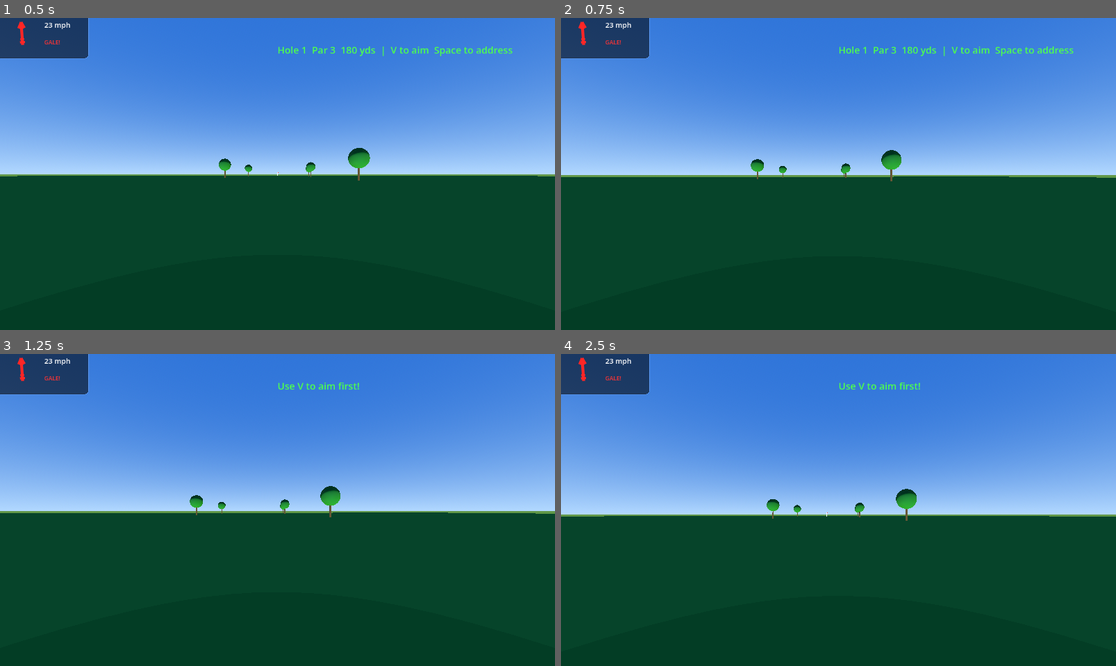
Above: before the commit, frames 1-4 (two rows, left to right).
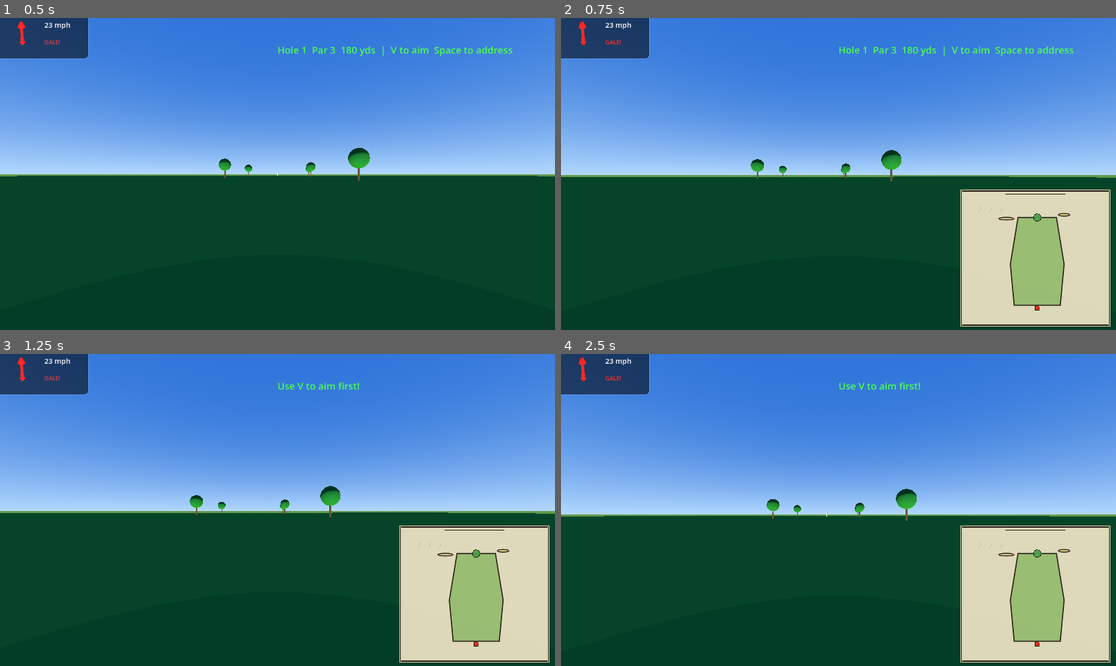
Above: after the commit, the same moments.

Repository: norsiwel/solo-golf
Game: Godot game, scene res://main.tscn
Same seed, same stepped clock (60 frames per second), same inputs: the game is played once before the commit and once after it.
Inputs (mouse positions are in pixels of both pictures, inside the frame that each line leads up to):
- Up to frame 1 (0.5 s): no input
- Up to frame 2 (0.75 s): tap Enter at 0.5 s; move the mouse to (866, 174) at 0.52 s; hold Up from 0.53 s (still down); tap M at 0.6 s; click (866, 174) at 0.67 s
- Up to frame 3 (1.25 s): keep holding Up; tap Space at 0.77, 1.07 s
- Up to frame 4 (2.5 s): keep holding Up; tap Space at 1.25, 1.52, 1.82 s; move the mouse to (810, 510) at 1.27 s; tap M at 1.35, 2.3 s; tap Enter at 2 s; move the mouse to (849, 503) at 2.02 s; tap Tab at 2.1 s

Frame 1 is identical in both runs. In frame 2, 12% of the frame differs, in the area x 71-99%, y 55-99%; in frame 3, 12%; in frame 4, 12%.

Commit message:
hole map - paper scorecard style - M key toggle - fairway bunkers green tee player dot - no distances

Diff:
--- /dev/null
+++ b/hole_map.gd
@@ -0,0 +1,205 @@
+extends CanvasLayer
+
+# Hole map overlay - models a paper scorecard pocket map
+# Toggle with M key - shows in bottom-right corner
+# Deliberately minimal - fairway shape, hazards, green, tee, player dot only
+
+var visible_map := false
+var map_control: Control
+var player_ref = null
+
+# Map data - set from hole metadata
+var tee_pos := Vector2.ZERO
+var green_pos := Vector2.ZERO
+var fairway_points: Array[Vector2] = []
+var bunkers: Array[Dictionary] = []   # {pos, size}
+var water: Array[Dictionary] = []     # {points} polygons
+var ob_lines: Array[Array] = []       # out of bounds boundary lines
+
+func _ready():
+	layer = 8
+	visible = false
+	_build_ui()
+	call_deferred("_connect_scene")
+
+func _connect_scene():
+	player_ref = get_tree().current_scene.get_node_or_null("Player")
+	_load_hole_data()
+
+func _load_hole_data():
+	# For hole 1 - hardcoded for now, will read from hole metadata later
+	# All positions in world space, map will scale/fit them
+	tee_pos = Vector2(0, 0)
+	green_pos = Vector2(0, -165)  # 165m straight ahead
+
+	# Fairway outline - simple straight corridor with slight variations
+	fairway_points = [
+		Vector2(-12, -5),   # tee left edge
+		Vector2(12, -5),    # tee right edge
+		Vector2(14, -80),   # mid right
+		Vector2(10, -165),  # green right
+		Vector2(-10, -165), # green left
+		Vector2(-14, -80),  # mid left
+		Vector2(-12, -5),   # back to start
+	]
+
+	# Bunkers - position and approximate radius
+	bunkers = [
+		{"pos": Vector2(-16, -163), "w": 8, "h": 5},
+		{"pos": Vector2(14, -170),  "w": 6, "h": 5},
+	]
+
+func _build_ui():
+	map_control = HoleMapDrawing.new()
+	map_control.name = "MapDrawing"
+	map_control.set_anchor(SIDE_LEFT,   0.72)
+	map_control.set_anchor(SIDE_TOP,    0.55)
+	map_control.set_anchor(SIDE_RIGHT,  0.99)
+	map_control.set_anchor(SIDE_BOTTOM, 0.99)
+	add_child(map_control)
+
+func _input(event):
+	if event is InputEventKey and event.pressed and not event.echo:
+		if event.keycode == KEY_M:
+			visible_map = !visible_map
+			visible = visible_map
+			if visible_map and map_control:
+				map_control.tee_pos = tee_pos
+				map_control.green_pos = green_pos
+				map_control.fairway_points = fairway_points
+				map_control.bunkers = bunkers
+				if player_ref:
+					var wp = player_ref.global_position
+					map_control.player_world = Vector2(wp.x, wp.z)
+				map_control.queue_redraw()
+
+func _process(_delta):
+	if visible_map and map_control and player_ref:
+		var wp = player_ref.global_position
+		map_control.player_world = Vector2(wp.x, wp.z)
+		map_control.queue_redraw()
+
+
+class HoleMapDrawing extends Control:
+	var tee_pos := Vector2.ZERO
+	var green_pos := Vector2(0, -165)
+	var fairway_points: Array[Vector2] = []
+	var bunkers: Array[Dictionary] = []
+	var player_world := Vector2.ZERO
+
+	# Paper colors
+	const COL_PAPER    := Color(0.94, 0.90, 0.78, 0.92)  # aged paper
+	const COL_INK      := Color(0.15, 0.12, 0.08, 1.0)   # dark ink
+	const COL_FAIRWAY  := Color(0.55, 0.72, 0.40, 0.85)  # muted green
+	const COL_GREEN    := Color(0.30, 0.62, 0.28, 0.95)  # darker green
+	const COL_SAND     := Color(0.82, 0.74, 0.48, 0.90)  # sand tan
+	const COL_WATER    := Color(0.35, 0.55, 0.82, 0.85)  # muted blue
+	const COL_OB       := Color(0.80, 0.15, 0.10, 0.90)  # red OB
+	const COL_PLAYER   := Color(0.90, 0.20, 0.10, 1.0)   # red dot
+	const COL_TEE      := Color(0.15, 0.12, 0.08, 1.0)   # ink
+	const MAP_PADDING  := 16.0
+
+	func _world_to_map(world_pt: Vector2, bounds_min: Vector2, bounds_max: Vector2, map_rect: Rect2) -> Vector2:
+		var range_w = bounds_max.x - bounds_min.x
+		var range_h = bounds_max.y - bounds_min.y
+		if range_w < 1: range_w = 1
+		if range_h < 1: range_h = 1
+		var nx = (world_pt.x - bounds_min.x) / range_w
+		var ny = (world_pt.y - bounds_min.y) / range_h
+		return Vector2(
+			map_rect.position.x + nx * map_rect.size.x,
+			map_rect.position.y + ny * map_rect.size.y
+		)
+
+	func _draw():
+		var w = size.x
+		var h = size.y
+
+		# Paper background with rounded corners
+		draw_rect(Rect2(0, 0, w, h), COL_PAPER)
+		# Border - ink line, slightly rough feel
+		draw_rect(Rect2(2, 2, w-4, h-4), COL_INK, false, 1.5)
+		draw_rect(Rect2(4, 4, w-8, h-8), COL_INK, false, 0.5)
+
+		# Hole number top center
+		# (draw_string needs a font ref which is complex - skip for now)
+
+		# Calculate world bounds from all points
+		var all_pts: Array[Vector2] = []
+		all_pts.append(tee_pos)
+		all_pts.append(green_pos)
+		for p in fairway_points:
+			all_pts.append(p)
+		for b in bunkers:
+			all_pts.append(b["pos"])
+
+		var min_x = all_pts[0].x
+		var max_x = all_pts[0].x
+		var min_y = all_pts[0].y
+		var max_y = all_pts[0].y
+		for p in all_pts:
+			min_x = min(min_x, p.x)
+			max_x = max(max_x, p.x)
+			min_y = min(min_y, p.y)
+			max_y = max(max_y, p.y)
+
+		# Add padding to bounds
+		min_x -= 20; max_x += 20
+		min_y -= 20; max_y += 20
+
+		var bounds_min = Vector2(min_x, min_y)
+		var bounds_max = Vector2(max_x, max_y)
+		var map_rect = Rect2(MAP_PADDING, MAP_PADDING + 14,
+							 w - MAP_PADDING*2, h - MAP_PADDING*2 - 14)
+
+		# Draw fairway filled polygon
+		if fairway_points.size() >= 3:
+			var mapped: PackedVector2Array = []
+			for p in fairway_points:
+				mapped.append(_world_to_map(p, bounds_min, bounds_max, map_rect))
+			draw_colored_polygon(mapped, COL_FAIRWAY)
+			# Ink outline
+			draw_polyline(mapped, COL_INK, 1.0, true)
+
+		# Draw bunkers as oval blobs
+		for b in bunkers:
+			var bc = _world_to_map(b["pos"], bounds_min, bounds_max, map_rect)
+			# Scale bunker size to map
+			var scale_x = map_rect.size.x / (bounds_max.x - bounds_min.x)
+			var scale_y = map_rect.size.y / (bounds_max.y - bounds_min.y)
+			var bw = b["w"] * scale_x * 0.5
+			var bh = b["h"] * scale_y * 0.5
+			# Draw as an ellipse using polygon
+			var bunker_pts: PackedVector2Array = []
+			for i in 12:
+				var a = i * TAU / 12
+				bunker_pts.append(bc + Vector2(cos(a)*bw, sin(a)*bh))
+			draw_colored_polygon(bunker_pts, COL_SAND)
+			draw_polyline(bunker_pts, COL_INK, 0.8, true)
+
+		# Draw green as circle
+		var green_map = _world_to_map(green_pos, bounds_min, bounds_max, map_rect)
+		draw_circle(green_map, 8.0, COL_GREEN)
+		draw_arc(green_map, 8.0, 0, TAU, 12, COL_INK, 1.2)
+
+		# Draw tee as small square
+		var tee_map = _world_to_map(tee_pos, bounds_min, bounds_max, map_rect)
+		var ts = 5.0
+		draw_rect(Rect2(tee_map.x - ts, tee_map.y - ts, ts*2, ts*2), COL_FAIRWAY)
+		draw_rect(Rect2(tee_map.x - ts, tee_map.y - ts, ts*2, ts*2), COL_INK, false, 1.2)
+
+		# Draw player position as red dot
+		var player_map = _world_to_map(player_world, bounds_min, bounds_max, map_rect)
+		draw_circle(player_map, 4.5, COL_PLAYER)
+		draw_arc(player_map, 4.5, 0, TAU, 8, Color(0,0,0,0.5), 1.0)
+
+		# Crosshatch hint in rough areas (outside fairway) - just a few lines
+		# to evoke the paper map feel without being distracting
+		for i in 3:
+			var hx = map_rect.position.x + map_rect.size.x * (0.1 + i * 0.08)
+			draw_line(Vector2(hx, map_rect.position.y + 5),
+					  Vector2(hx - 6, map_rect.position.y + 18),
+					  Color(0.4, 0.35, 0.25, 0.3), 0.7)
+
+		# "HOLE 1" label area - small ink marks at top
+		draw_line(Vector2(w*0.3, 10), Vector2(w*0.7, 10), COL_INK, 0.8)
--- a/main.tscn
+++ b/main.tscn
@@ -6,6 +6,7 @@
 [ext_resource type="Script" path="res://wind_system.gd" id="4_wind"]
 [ext_resource type="Script" path="res://wind_hud.gd" id="5_wind_hud"]
 [ext_resource type="Script" path="res://flag_animator.gd" id="6_flag"]
+[ext_resource type="Script" path="res://hole_map.gd" id="7_map"]
 
 [sub_resource type="PlaneMesh" id="PlaneMesh_ground"]
 size = Vector2(400, 400)
@@ -124,6 +125,9 @@
 
 [node name="WindHUD" type="CanvasLayer" parent="."]
 script = ExtResource("5_wind_hud")
+
+[node name="HoleMap" type="CanvasLayer" parent="."]
+script = ExtResource("7_map")
 
 [node name="Sun" type="DirectionalLight3D" parent="."]
 transform = Transform3D(0.866, -0.5, 0, 0.25, 0.433, -0.866, 0.433, 0.75, 0.5, 50, 80, 50)
